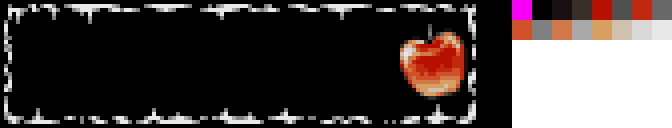
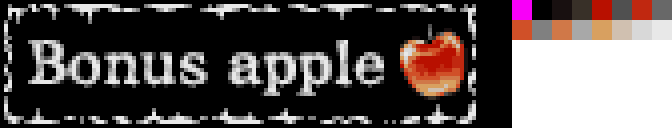
Revision of a layered w=672, h=128 image; what changed, layer by layer:
added layer "Bonus apple" above "Layer 1" over [28, 40, 384, 96]
